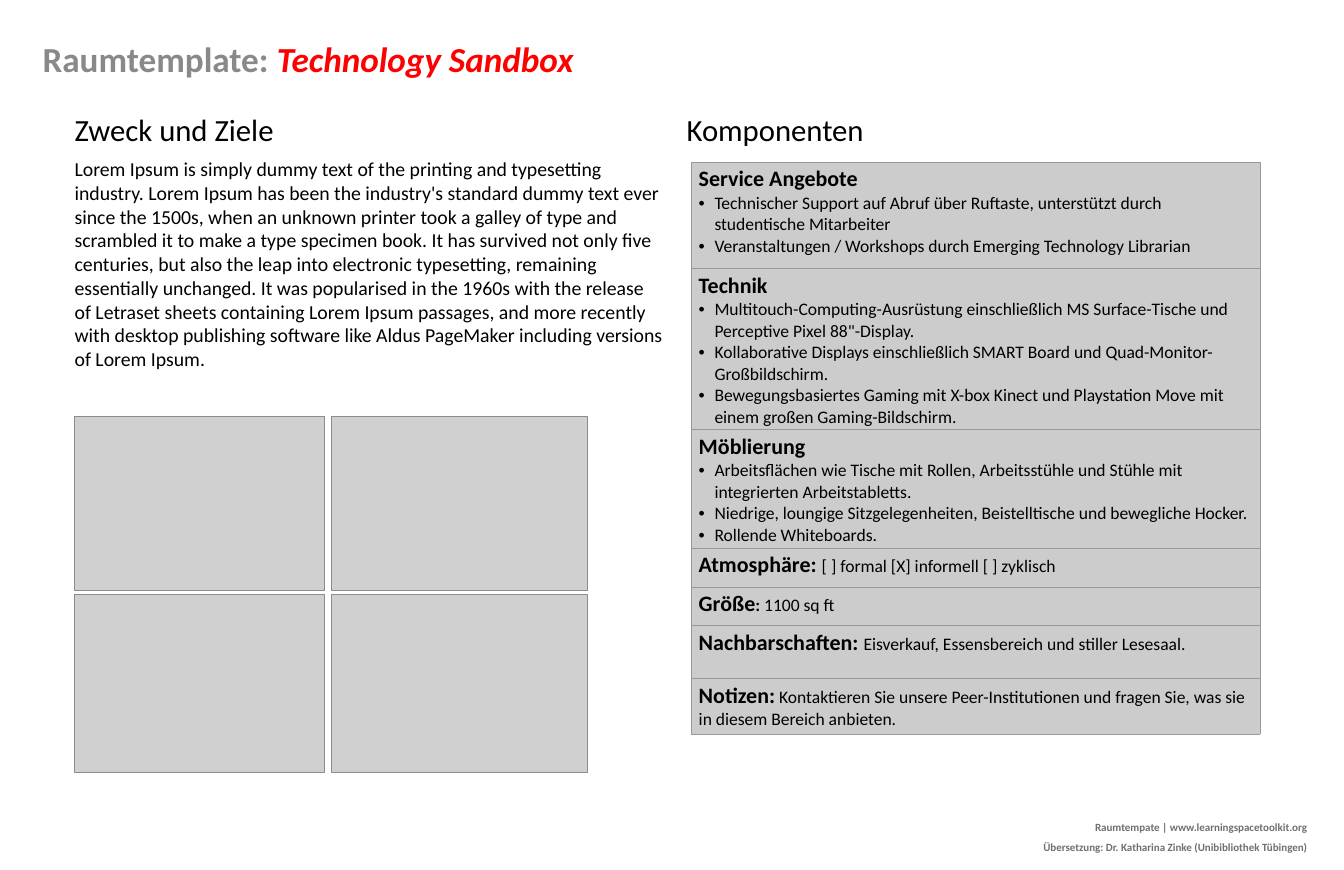
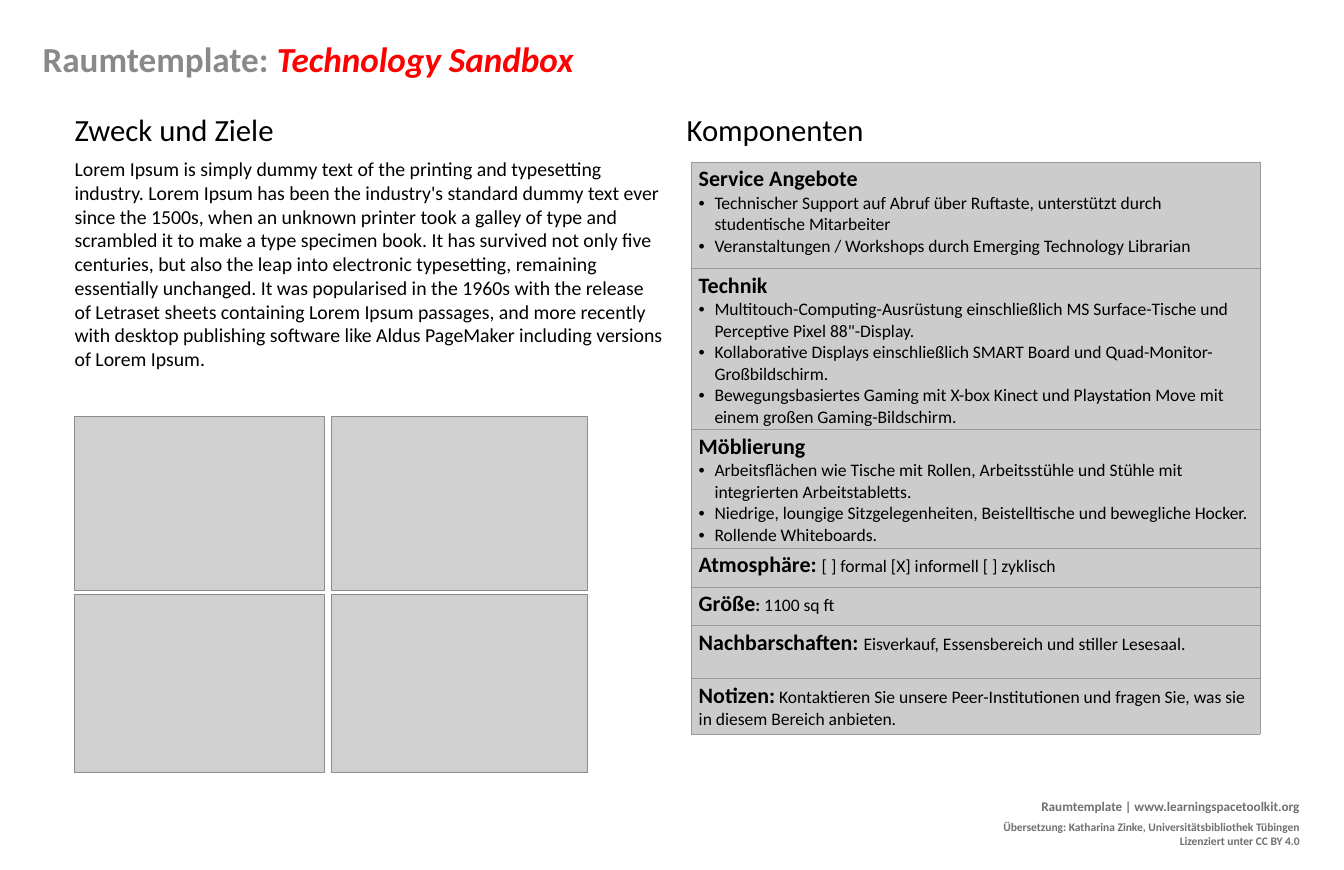
Before and after one commit to Lernraum-Toolkit/Lernraum-Toolkit.github.io, a slide deck: slide 1 of docs/00_Tools/04_01_DE_Space-Template_Beispiel.odp. Drawn at 1344x870 pixels with LibreOffice and Linux fonts; fonts in the diff are those of the drawing; grey boxes stand for pictures; background and template pictures are left out. Boxes give left, top, right and bottom in pixels: in the first picture for what was removed or moved away, otherwise in the second. Text is boxed around its words. In the diff, an @@ line names an element or a change of style, - is before the commit and + after.

```diff
--- a/docs/00_Tools/04_01_DE_Space-Template_Beispiel.odp
+++ b/docs/00_Tools/04_01_DE_Space-Template_Beispiel.odp
@@ text at bbox=[1003, 802, 1300, 845]: text changed; size 10 to 10.5 pt @@
-Raumtempate | www.learningspacetoolkit.org
-Übersetzung: Dr. Katharina Zinke (Unibibliothek Tübingen)
+Raumtemplate | www.learningspacetoolkit.org
+Übersetzung: Katharina Zinke, Universitätsbibliothek Tübingen
+Lizenziert unter CC BY 4.0
```
Also in this commit, not shown: 1 other slide changed, 20 other files.
